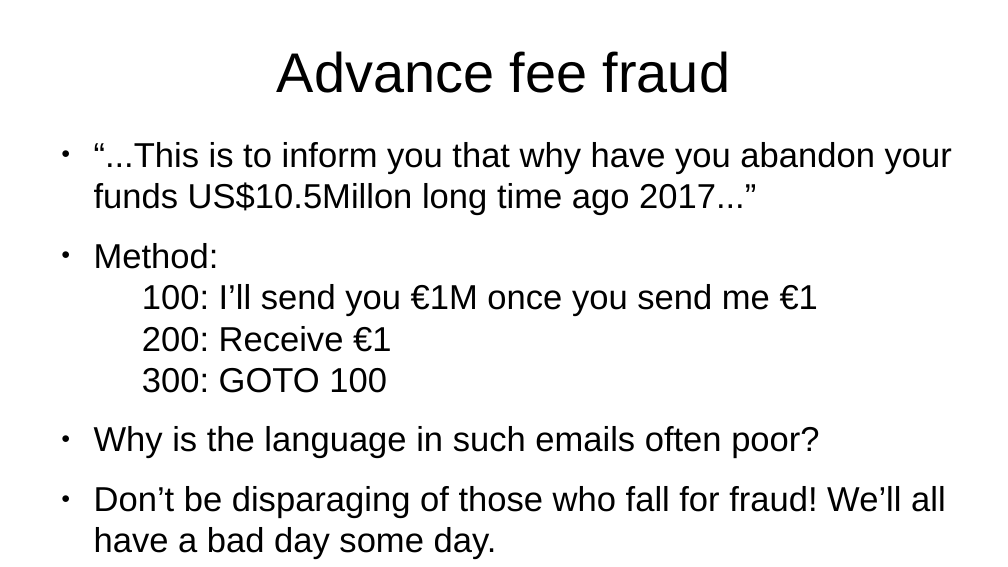
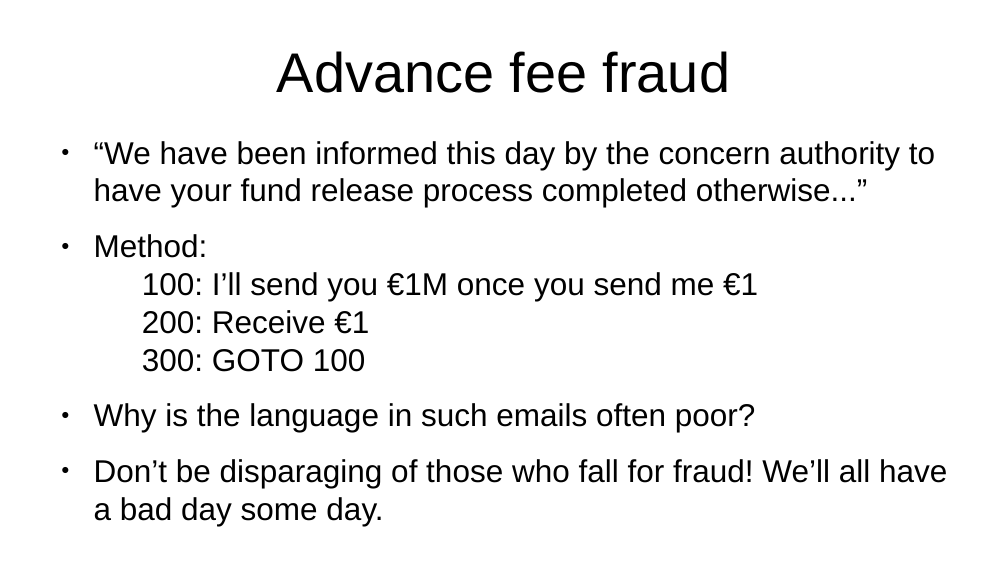
Before and after one commit to sftcd/witidtm, a slide deck: slide 14 of lectures/2022-2023/500-mail.odp (slide 20 before the commit). Drawn at 1008x567 pixels with LibreOffice and Linux fonts; fonts in the diff are those of the drawing. Boxes give left, top, right and bottom in pixels: in the first picture for what was removed or moved away, otherwise in the second. Text is boxed around its words. In the diff, an @@ line names an element or a change of style, - is before the commit and + after.

```diff
--- a/lectures/2022-2023/500-mail.odp
+++ b/lectures/2022-2023/500-mail.odp
@@ text at <box>94,141,935,207</box>: text changed; size 27.2 to 24.8 pt @@
-● “...This is to inform you that why have you abandon your funds US$10.5Millon long time ago 2017...”
+● “We have been informed this day by the concern authority to have your fund release process completed otherwise...”
@@ text at <box>94,234,947,526</box>: size 27.2 to 24.8 pt in "Method: 100: I’ll send you €1M once ...", "Why is the language in such emails ...", "Don’t be disparaging of those who fall ..." @@
```
Also in this commit, not shown: 1 slide added, 7 other files.
